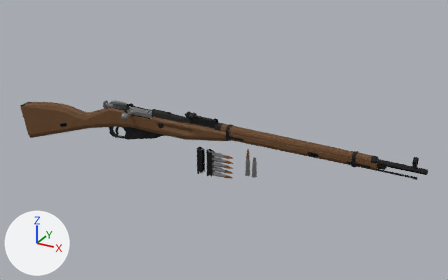
A saved change to the glTF model assets/models/low-poly_mosin_nagant_189130.glb.
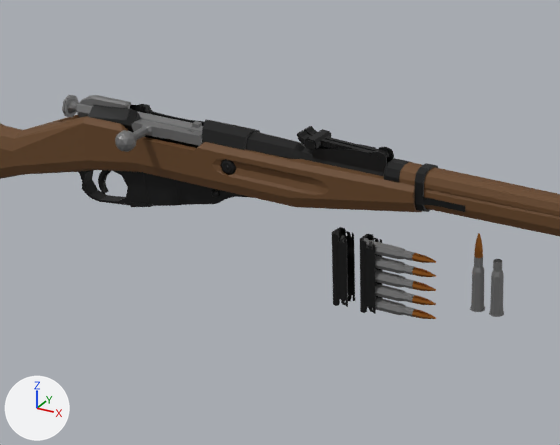
Each version appears first whole from a 50 mm lens placed at (8.22, -13.1, 6.76), pointed at (0.82, 0.36, 0.03), and next in a close-up on the part from 18% to 62% of the width and 24% to 79% of the height. The axes (+X, +Y, +Z) are drawn at lower left. The lights are the same throughout. The last two pictures show the newer version. Where no turn or scale is listed for an object, it has been applied to the vertices.
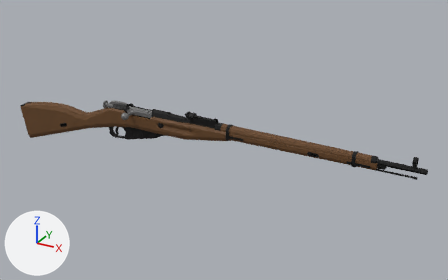
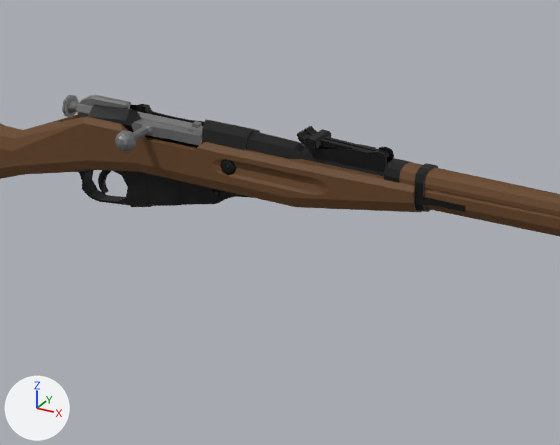
Where the change shows, as pixel boxes (x1, y1, x2, y2) in the close-ups (560 x 445 px):
'Object_26', deleted: before (364, 238, 415, 317)
'Object_29', deleted (black): before (332, 227, 355, 307)
'Object_25', deleted (black): before (360, 234, 383, 314)
'Object_27', deleted (orange): before (412, 253, 436, 319)
'Object_7', deleted: before (489, 259, 504, 317)
'Object_4', deleted: before (470, 257, 485, 312)
'Object_5', deleted: before (474, 233, 483, 258)

The change, as a list of edits to the scene's bpy script:
```text
Remove ob_object_4:
    ob_object_4 = bpy.data.objects.new('Object_4', me_object_0)
    ob_object_4.location = (1.721, 0.0, -0.267)
Remove ob_object_5:
    ob_object_5 = bpy.data.objects.new('Object_5', me_object_1)
    ob_object_5.location = (1.721, 0.0, -0.267)
Remove ob_object_7:
    ob_object_7 = bpy.data.objects.new('Object_7', me_object_2)
    ob_object_7.location = (1.914, 0.0, -0.38)
Remove ob_object_25:
    ob_object_25 = bpy.data.objects.new('Object_25', me_object_12)
    ob_object_25.location = (0.528, 0.0, -0.556)
Remove ob_object_26:
    ob_object_26 = bpy.data.objects.new('Object_26', me_object_13)
    ob_object_26.location = (0.528, 0.0, -0.556)
Remove ob_object_27:
    ob_object_27 = bpy.data.objects.new('Object_27', me_object_14)
    ob_object_27.location = (0.528, 0.0, -0.556)
Remove ob_object_29:
    ob_object_29 = bpy.data.objects.new('Object_29', me_object_15)
    ob_object_29.location = (0.224, 0.0, -0.556)
```
